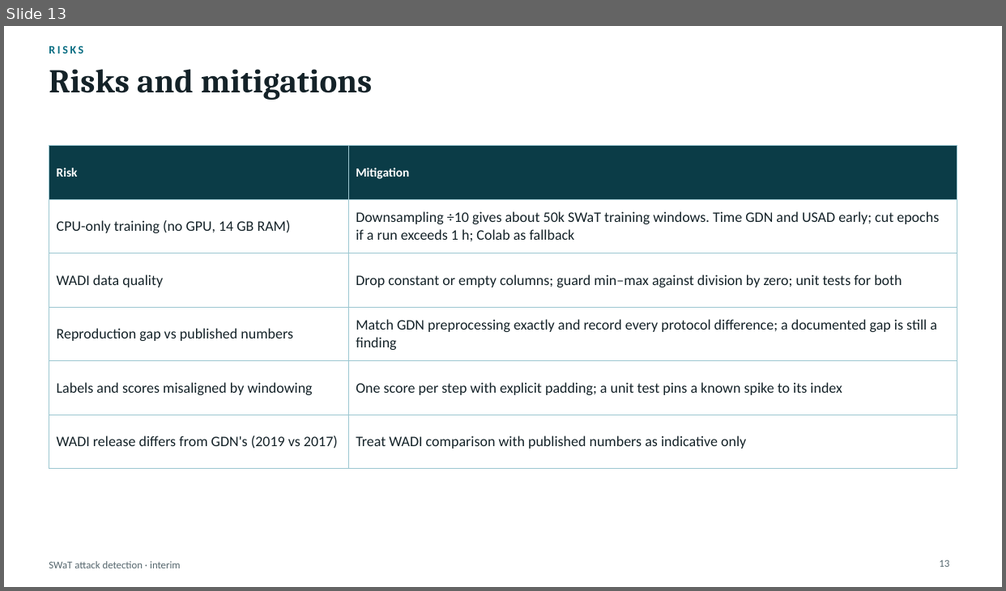
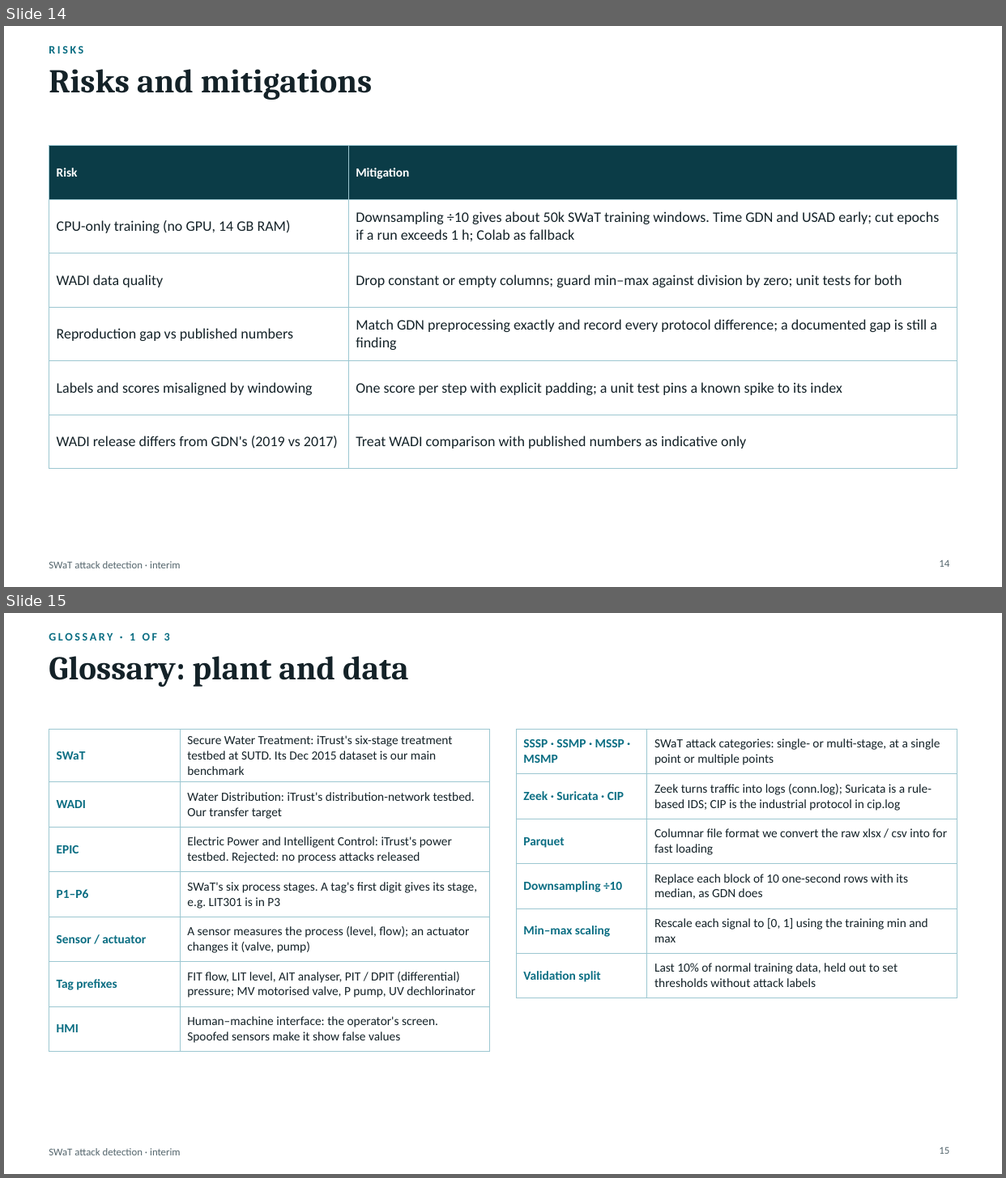
Before and after one commit to Owly-dabs/netsec-proj, a slide deck: presentation/interim.pptx. Shown one above the other, each under a label of ours: slide 13 before the commit, slides 14 and 15 after it. The pictures are 1006x591 and 1006x1178 pixels, drawn with LibreOffice and Linux fonts; fonts in the diff are those of the drawing. Boxes give left, top, right and bottom in pixels: in the first picture for what was removed or moved away, otherwise in the second. Text is boxed around its words. In the diff, an @@ line names an element or a change of style, - is before the commit and + after.

Commit message:
add GDN justification, beef stretch goals, add glossary

```diff
--- a/presentation/interim.pptx
+++ b/presentation/interim.pptx
@@ slide 15 added at bbox=[4, 613, 1002, 1174], background #FFFFFF; not listed: 1 template element that a slide beside it also shows @@
@@ text added at bbox=[49, 632, 170, 641], 11 pt, text #0B6E83, bold @@
+GLOSSARY · 1 OF 3
@@ title added at bbox=[49, 656, 409, 687], 32 pt, text #142228, bold @@
+Glossary: plant and data
@@ table added at bbox=[49, 729, 490, 1046], 7 rows, 2 columns @@
+SWaT | Secure Water Treatment: iTrust's six-stage treatment testbed at SUTD. Its Dec 2015 dataset is our main benchmark
+WADI | Water Distribution: iTrust's distribution-network testbed. Our transfer target
+EPIC | Electric Power and Intelligent Control: iTrust's power testbed. Rejected: no process attacks released
+P1–P6 | SWaT's six process stages. A tag's first digit gives its stage, e.g. LIT301 is in P3
+Sensor / actuator | A sensor measures the process (level, flow); an actuator changes it (valve, pump)
+Tag prefixes | FIT flow, LIT level, AIT analyser, PIT / DPIT (differential) pressure; MV motorised valve, P pump, UV dechlorinator
+HMI | Human–machine interface: the operator's screen. Spoofed sensors make it show false values
@@ table added at bbox=[516, 729, 957, 990], 6 rows, 2 columns @@
+SSSP · SSMP · MSSP · MSMP | SWaT attack categories: single- or multi-stage, at a single point or multiple points
+Zeek · Suricata · CIP | Zeek turns traffic into logs (conn.log); Suricata is a rule-based IDS; CIP is the industrial protocol in cip.log
+Parquet | Columnar file format we convert the raw xlsx / csv into for fast loading
+Downsampling ÷10 | Replace each block of 10 one-second rows with its median, as GDN does
+Min–max scaling | Rescale each signal to [0, 1] using the training min and max
+Validation split | Last 10% of normal training data, held out to set thresholds without attack labels
@@ page number added at bbox=[939, 1148, 949, 1154], 10 pt, text #56676E @@
+15
@@ what was slide 13 is now slide 14 @@
@@ page number at bbox=[939, 561, 949, 567]: text changed @@
-13
+14
```
Also in this commit, not shown: 4 other slides added, 1 slide removed, 2 other files.
